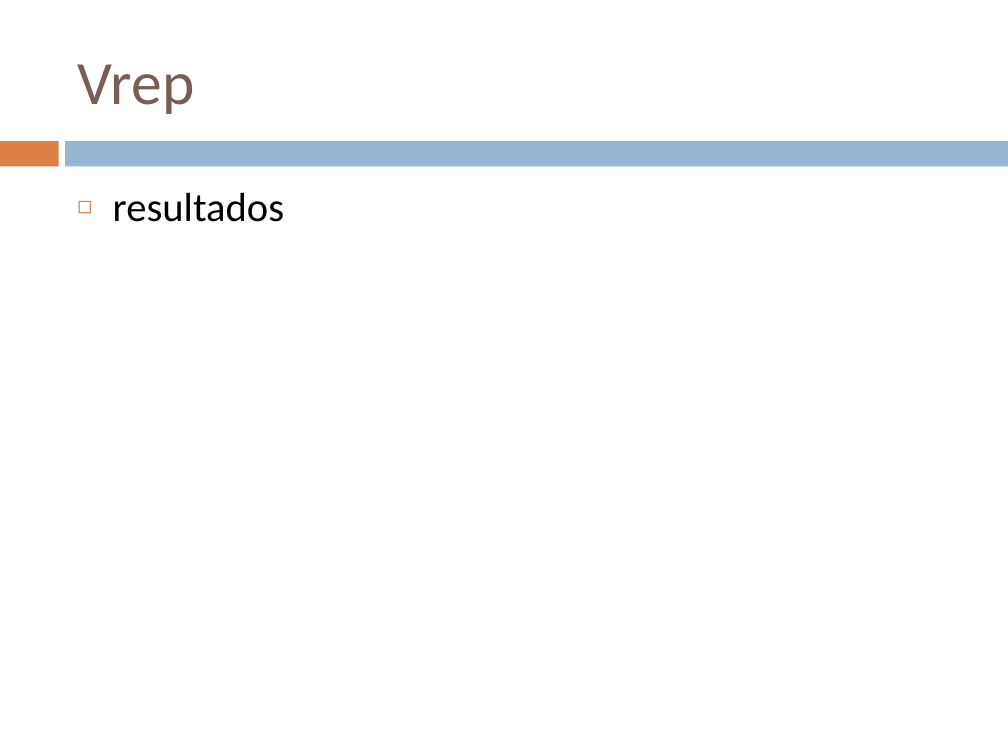
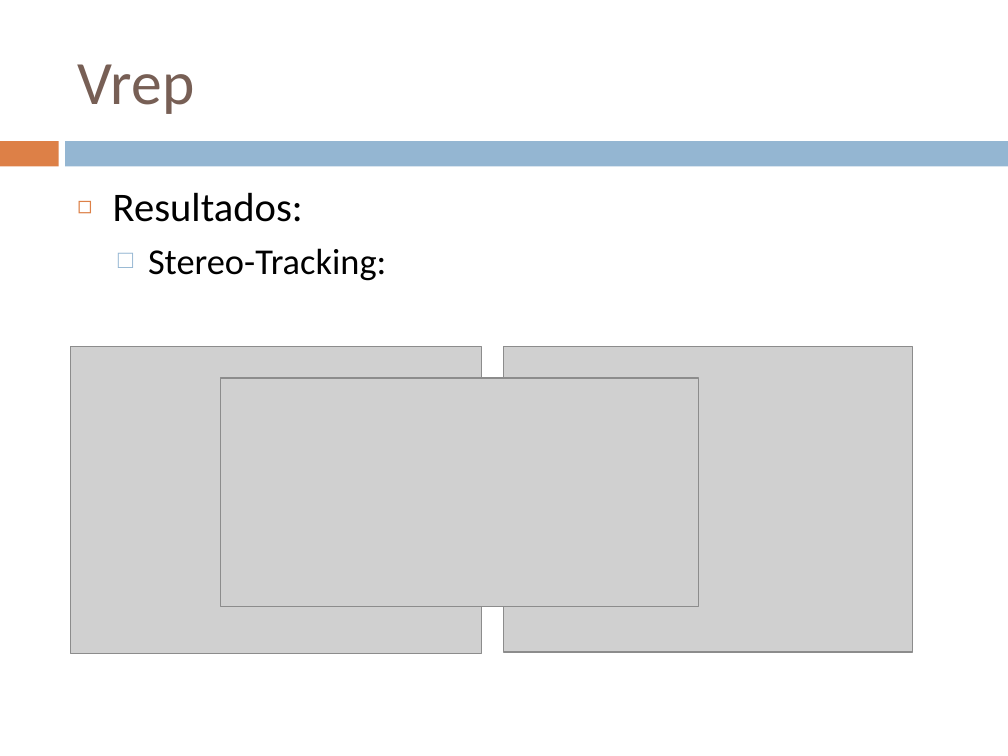
Before and after one commit to Bardo91/PFC, a slide deck: slide 11 of presentation.pptx (slide 10 before the commit). Drawn at 1008x756 pixels with LibreOffice and Linux fonts; fonts in the diff are those of the drawing; grey boxes stand for pictures. Boxes give left, top, right and bottom in pixels: in the first picture for what was removed or moved away, otherwise in the second. Text is boxed around its words. In the diff, an @@ line names an element or a change of style, - is before the commit and + after.

Commit message:
ppt vrep simulation

```diff
--- a/presentation.pptx
+++ b/presentation.pptx
@@ text at [113, 192, 386, 281]: text changed; size 29 to 26 pt @@
-◻ resultados
+◻ Resultados:
+  □ Stereo-Tracking:
@@ picture added at [71, 347, 481, 654] @@
@@ picture added at [504, 347, 912, 652] @@
@@ picture added at [221, 378, 700, 606] @@
```
Also in this commit, not shown: 2 other slides changed, 3 slides added, 1 slide removed.
